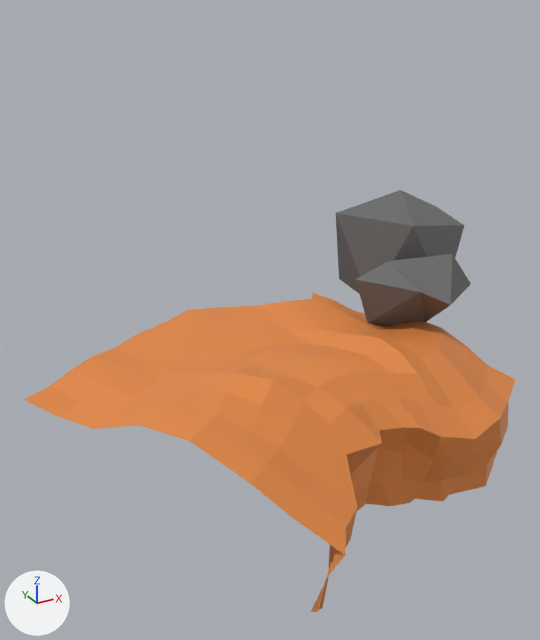
The FBX model Assets/Models/background2.fbx: old version first, new version second.
Before and after are seen from a 50 mm lens placed at (-0.896, -0.653, 0.714), pointed at (-0.239, 0.542, 0.117). Lighting does not change. The marker at lower left points along +X, +Y and +Z. Where no turn or scale is listed for an object, it has been applied to the vertices.

Names of what the first picture shows: 'Rock.001', 'Rock.005', 'SandGround.001'.
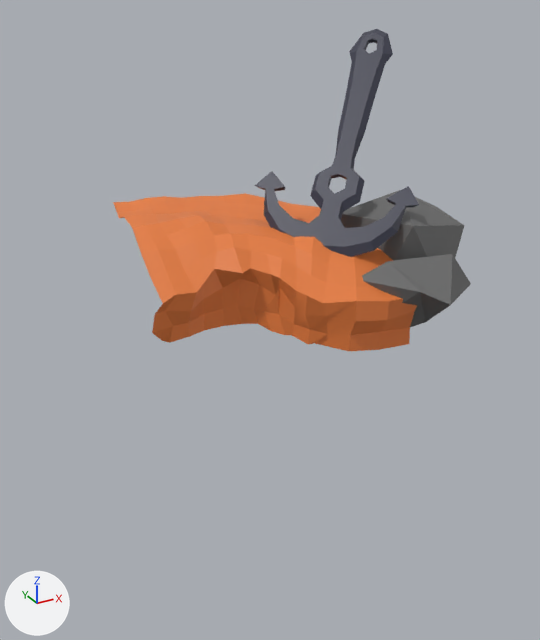
Pixel boxes [x1, y1, x2, y2] of what changed, in the pictures (540 x 640 px):
'SandGround.001', moved, turned, rescaled: before [24, 292, 516, 612]; after [113, 193, 417, 351]
'Anchor', added: after [255, 29, 419, 257]

Diff of the bpy script that builds the scene:
```diff
--- a/Assets/Models/background2.fbx.py
+++ b/Assets/Models/background2.fbx.py
@@ mat_anchor @@
+mat_anchor = principled_material('anchor')
+mat_anchor.base_color = (0.0459, 0.0483, 0.0776)  # dark blue #3c3e4f
@@ me_cube_020 @@
+me_cube_020.from_pydata(...)  # 129 vertices, 106 faces; spans x -0.064..0.314, y -0.086..0.268, z -0.023..0.42
+me_cube_020.materials.append(mat_anchor)  # dark blue #3c3e4f
@@ ob_sandground_001 @@
 ob_sandground_001 = bpy.data.objects.new('SandGround.001', me_plane_013)
-ob_sandground_001.location = (-0.283, 0.378, 0.057)
-ob_sandground_001.rotation_euler = (0.191, 0.0621, 0.216)  # degrees (11, 3.6, 12)
-ob_sandground_001.scale = (0.45, 0.35, 0.01)
+ob_sandground_001.location = (-0.179, 0.794, 0.208)
+ob_sandground_001.rotation_euler = (0.191, 0.0621, -0.569)  # degrees (11, 3.6, -33)
+ob_sandground_001.scale = (0.341, 0.265, 0.00758)
@@ ob_anchor @@
+ob_anchor = bpy.data.objects.new('Anchor', me_cube_020)
+ob_anchor.location = (-0.054, 0.647, 0.213)
```
